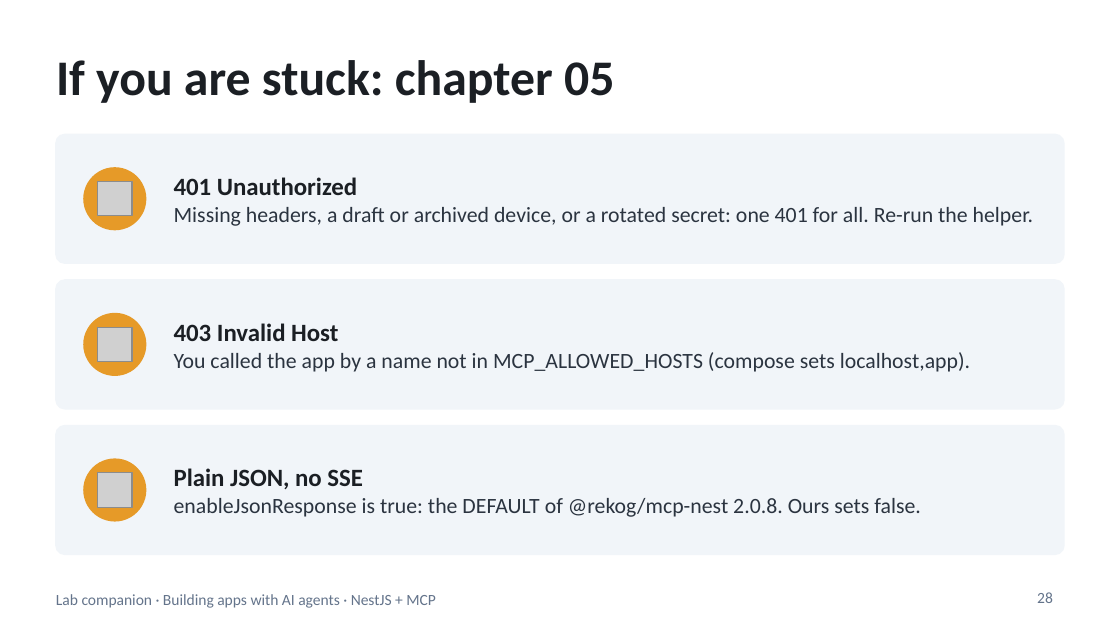
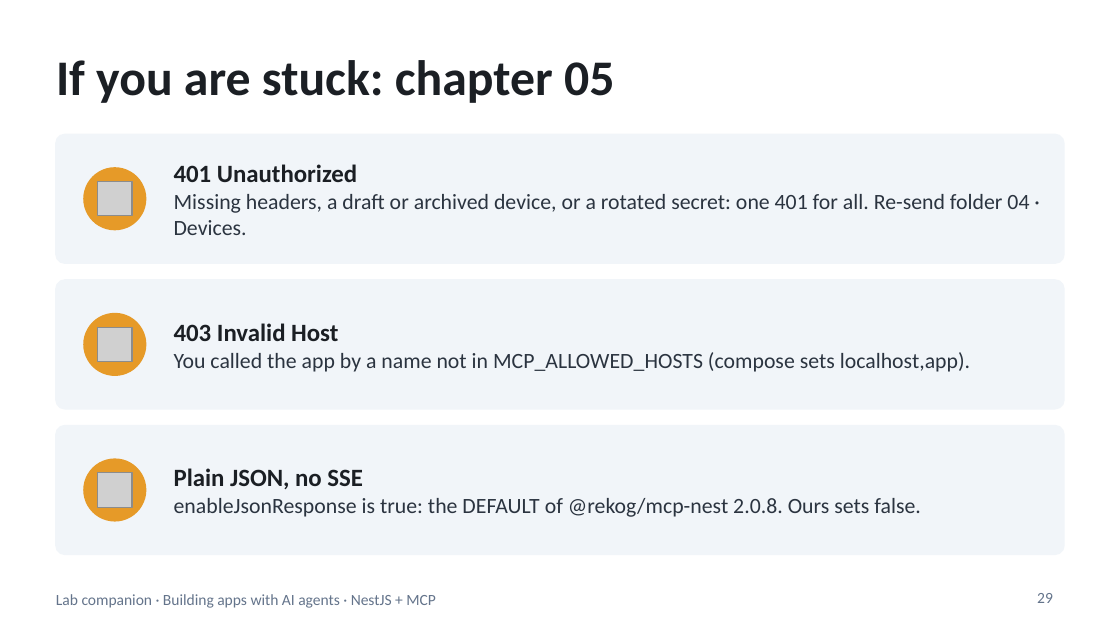
Before and after one commit to blazaga/ai-training-modules, a slide deck: slide 29 of docs/ai-agent-training/slides/lab-companion.pptx (slide 28 before the commit). Drawn at 1120x630 pixels with LibreOffice and Linux fonts; fonts in the diff are those of the drawing; grey boxes stand for pictures. Boxes give left, top, right and bottom in pixels: in the first picture for what was removed or moved away, otherwise in the second. Text is boxed around its words. In the diff, an @@ line names an element or a change of style, - is before the commit and + after.

```diff
--- a/docs/ai-agent-training/slides/lab-companion.pptx
+++ b/docs/ai-agent-training/slides/lab-companion.pptx
@@ text at (174,194,1029,235): text changed @@
-Missing headers, a draft or archived device, or a rotated secret: one 401 for all. Re-run the helper.
+Missing headers, a draft or archived device, or a rotated secret: one 401 for all. Re-send folder 04 · Devices.
@@ page number at (1037,593,1053,603): text changed @@
-28
+29
```
Also in this commit, not shown: 7 other slides changed, 4 slides added, 3 slides removed, 10 other files.
